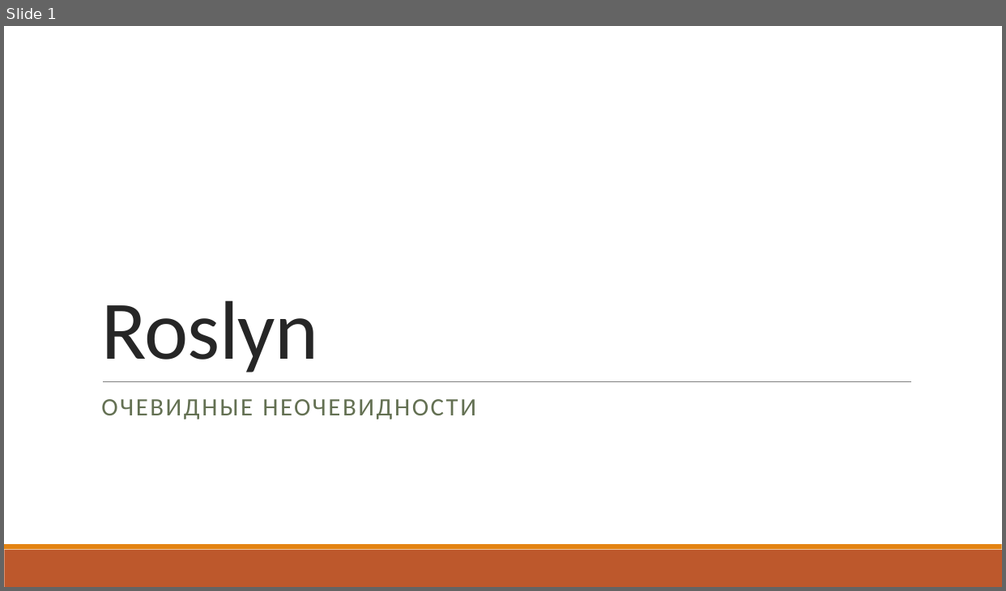
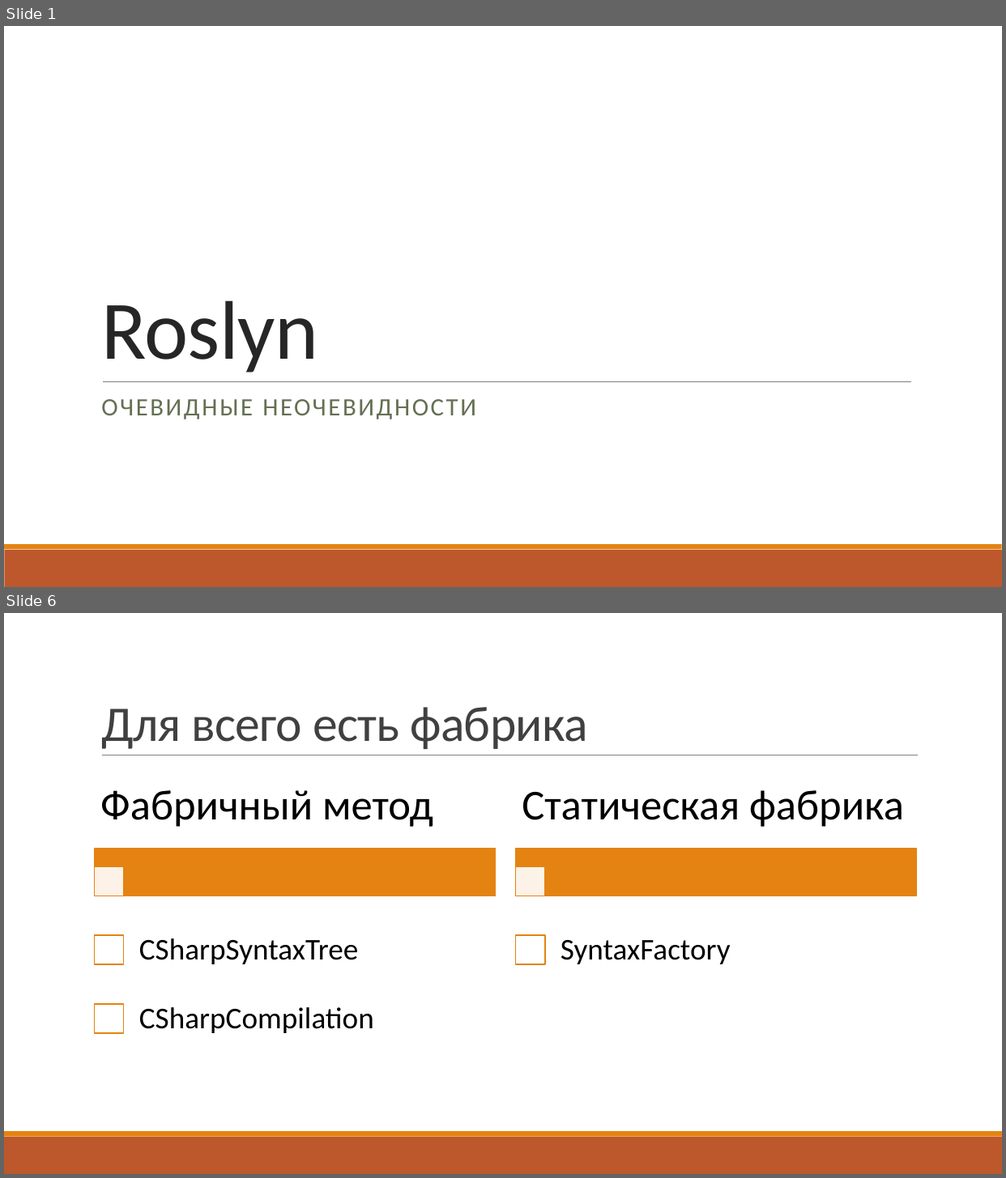
Before and after one commit to kugushev/presentations, a slide deck: P.pptx. Shown one above the other, each under a label of ours: slide 1 before the commit, slides 1 and 6 after it; the slides between them are not shown. The pictures are 1006x591 and 1006x1178 pixels, drawn with LibreOffice and Linux fonts; fonts in the diff are those of the drawing. Boxes give left, top, right and bottom in pixels: in the first picture for what was removed or moved away, otherwise in the second. Text is boxed around its words. In the diff, an @@ line names an element or a change of style, - is before the commit and + after.

```diff
--- a/P.pptx
+++ b/P.pptx
@@ slide 6 added at [4, 613, 1002, 1174], background #FFFFFF; not listed: 2 template elements that a slide beside it also shows @@
@@ title added at [101, 707, 588, 749], 48 pt, text #404040 @@
+Для всего есть фабрика
@@ line added from (102, 756) to (918, 756), #808080 0.5 pt @@
@@ group added at [95, 790, 917, 1033]: 7 rectangles, 5 texts @@
+Фабричный метод
+CSharpSyntaxTree
+CSharpCompilation
+Статическая фабрика
+SyntaxFactory
```
Also in this commit, not shown: 20 other slides added, 2 slides removed, 12 other files.
